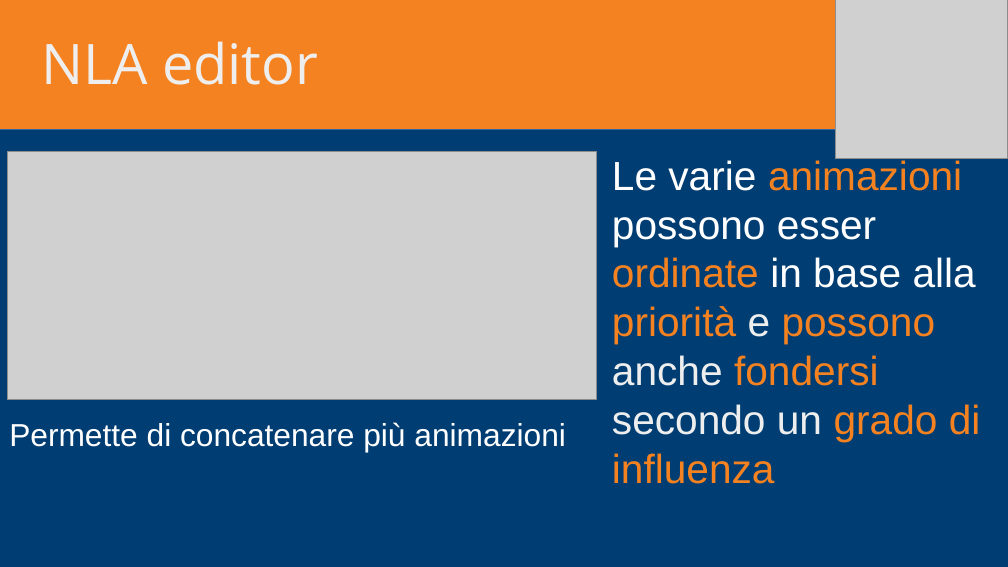
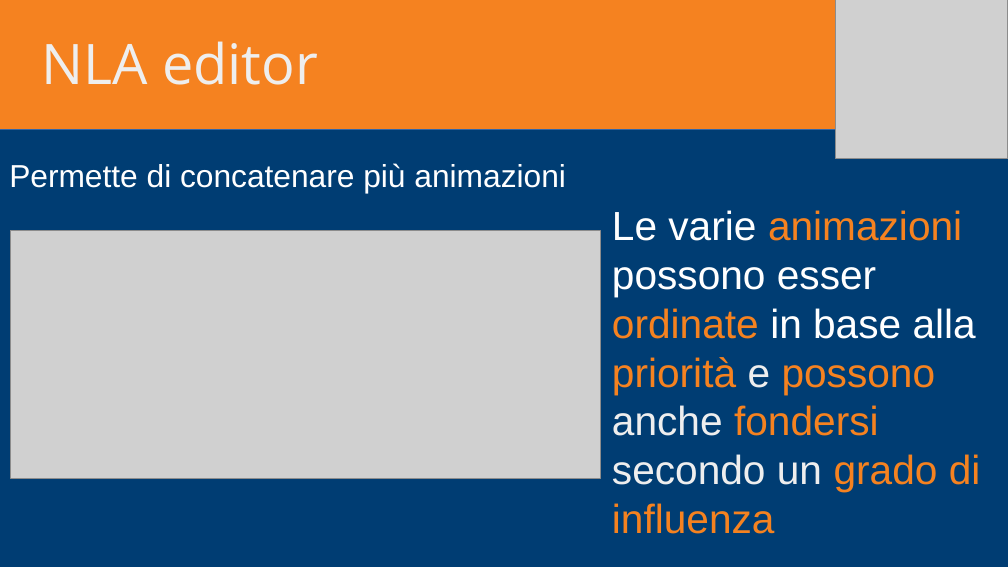
Before and after one commit to Disorganizzazione/BGE-presentation, a slide deck: slide 8 of Anim-presentation/animazione.odp. Drawn at 1008x567 pixels with LibreOffice and Linux fonts; fonts in the diff are those of the drawing; grey boxes stand for pictures. Boxes give left, top, right and bottom in pixels: in the first picture for what was removed or moved away, otherwise in the second. Text is boxed around its words. In the diff, an @@ line names an element or a change of style, - is before the commit and + after.

```diff
--- a/Anim-presentation/animazione.odp
+++ b/Anim-presentation/animazione.odp
@@ text "Permette di concatenare più animazioni" moved from (x1=9, y1=422, x2=566, y2=452) to (x1=9, y1=163, x2=566, y2=193) @@
@@ subtitle "Le varie animazioni possono esser ..." moved from (x1=612, y1=158, x2=981, y2=484) to (x1=612, y1=210, x2=981, y2=534) @@
@@ picture moved from (x1=7, y1=151, x2=597, y2=400) to (x1=11, y1=231, x2=601, y2=479) @@
```
Also in this commit, not shown: 4 other slides changed, 1 other file.
